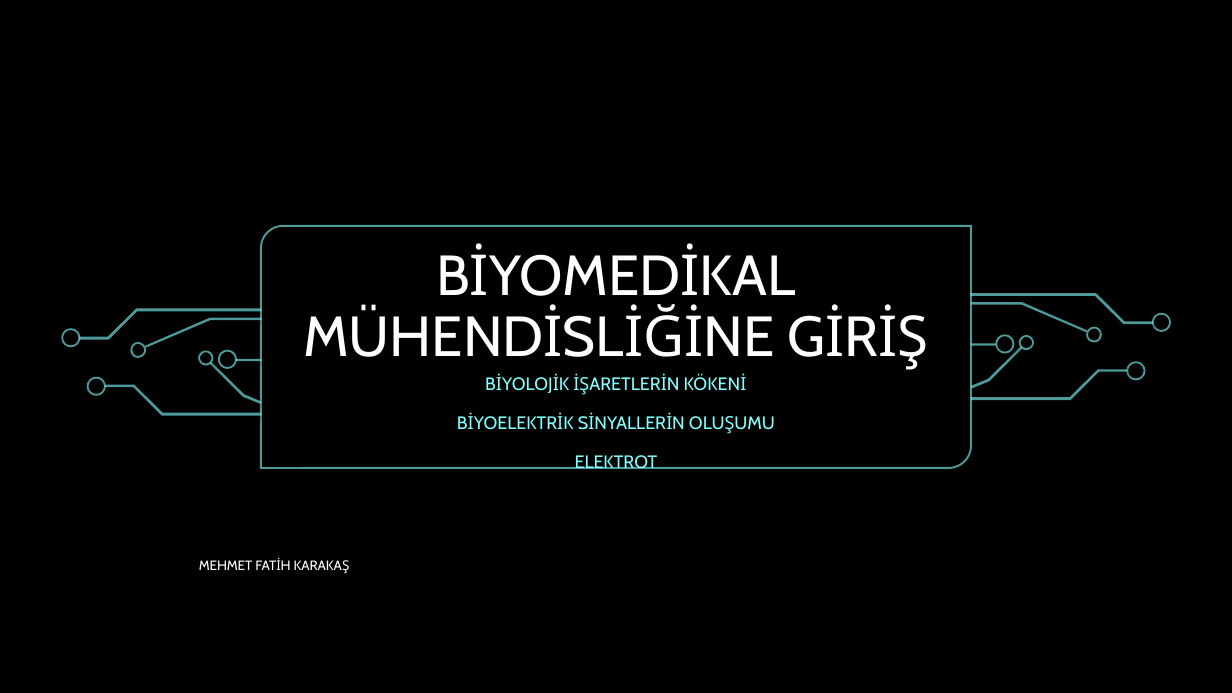
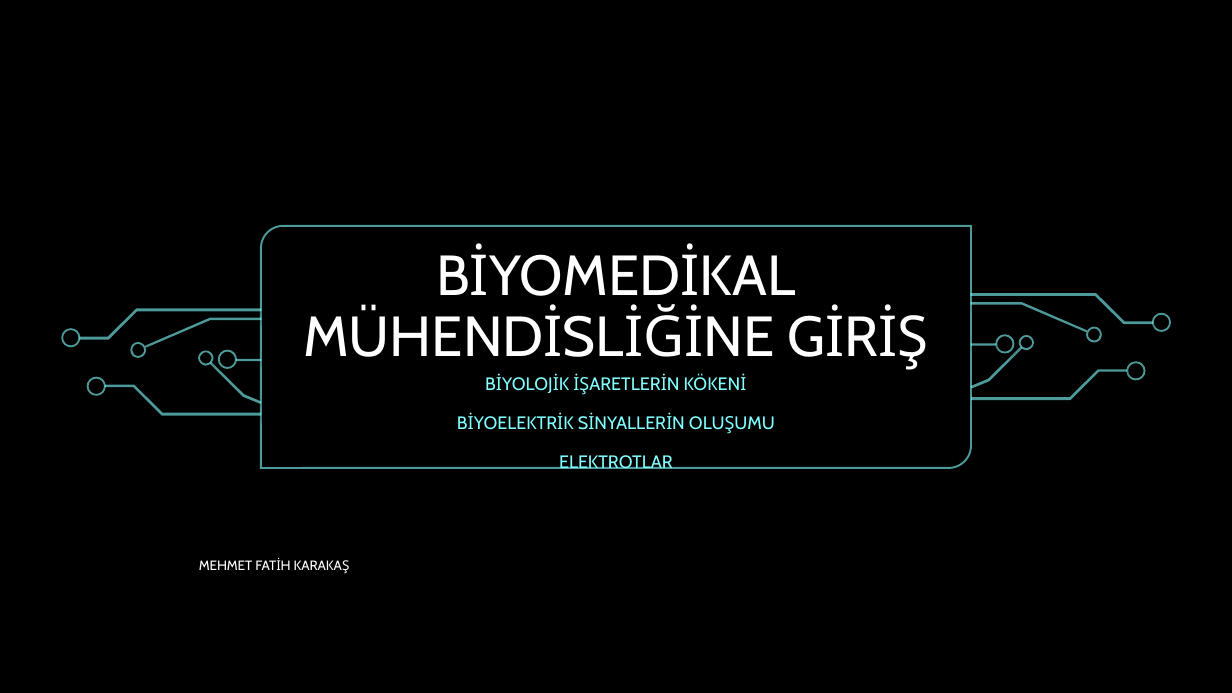
Before and after one commit to karakasmf/Introduction-to-BME, a slide deck: slide 1 of IBME-3.pptx. Drawn at 1232x693 pixels with LibreOffice and Linux fonts; fonts in the diff are those of the drawing; background and template pictures are left out. Boxes give left, top, right and bottom in pixels: in the first picture for what was removed or moved away, otherwise in the second. Text is boxed around its words. In the diff, an @@ line names an element or a change of style, - is before the commit and + after.

```diff
--- a/IBME-3.pptx
+++ b/IBME-3.pptx
@@ subtitle at box(559, 455, 673, 469): text changed @@
-ELEKTROT
+ELEKTROTLAR
```
Also in this commit, not shown: 2 other files.
